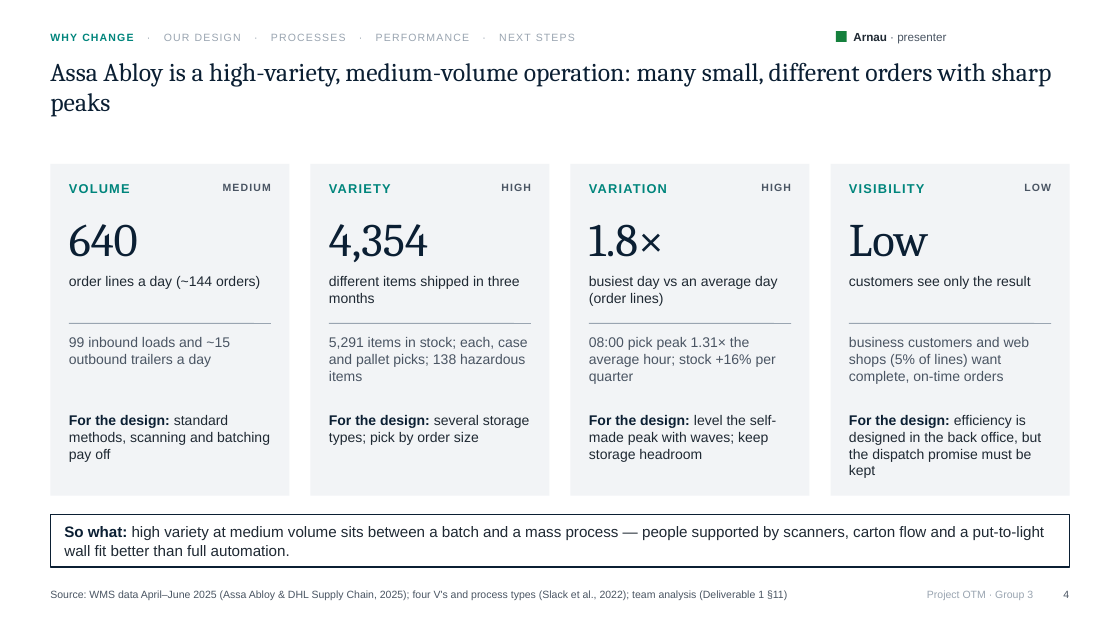
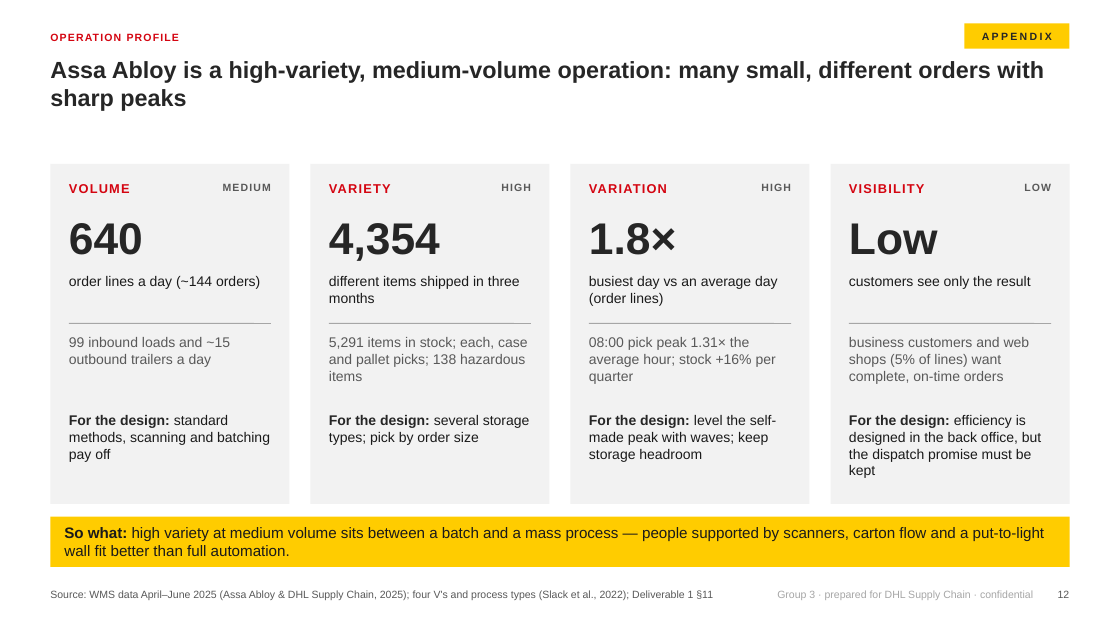
Before and after one commit to glebpankov2005-coder/Operations-Management-, a slide deck: slide 12 of deliverables/Presentation_Group3_Project_OTM.pptx (slide 4 before the commit). Drawn at 1120x630 pixels with LibreOffice and Linux fonts; fonts in the diff are those of the drawing. Boxes give left, top, right and bottom in pixels: in the first picture for what was removed or moved away, otherwise in the second. Text is boxed around its words. In the diff, an @@ line names an element or a change of style, - is before the commit and + after.

```diff
--- a/deliverables/Presentation_Group3_Project_OTM.pptx
+++ b/deliverables/Presentation_Group3_Project_OTM.pptx
@@ rectangle added at box(965, 24, 1070, 49), fill #FFCC00, 9 pt, text #262626, bold @@
+APPENDIX
@@ title "Assa Abloy is a high-variety, ..." at box(50, 61, 1044, 111): size 22 to 20 pt, font Cambria to Arial, text colour #0B1F33 to #262626, bold on @@
@@ text at box(50, 33, 575, 41): text changed; text colour #9AA5B1 to #D40511; bold on @@
-WHY CHANGE · OUR DESIGN · PROCESSES · PERFORMANCE · NEXT STEPS
+OPERATION PROFILE
@@ rectangle removed at box(836, 31, 847, 42) @@
@@ text removed at box(853, 33, 946, 44) @@
-Arnau · presenter
@@ rectangle: place and size @@
-rectangle at box(50, 164, 290, 496)
+rectangle at box(50, 164, 290, 504)
@@ rectangle: place and size @@
-rectangle at box(311, 164, 550, 496)
+rectangle at box(311, 164, 550, 504)
@@ rectangle: place and size @@
-rectangle at box(571, 164, 810, 496)
+rectangle at box(571, 164, 810, 504)
@@ fill #F2F4F6 to #F2F2F2 in 4 elements at box(50, 164, 290, 504), box(311, 164, 550, 504), box(571, 164, 810, 504), box(831, 164, 1070, 504) @@
@@ rectangle: place and size @@
-rectangle at box(831, 164, 1070, 496)
+rectangle at box(831, 164, 1070, 504)
@@ text colour #00857C to #D40511 in 4 elements at box(69, 184, 130, 193), box(329, 184, 391, 193), box(589, 184, 667, 193), box(849, 184, 924, 193) @@
@@ size 40 to 38 pt, font Cambria to Arial, text colour #0B1F33 to #262626, bold on in 4 elements at box(69, 223, 143, 255), box(329, 223, 440, 261), box(589, 223, 676, 255), box(849, 223, 938, 255) @@
@@ text colour #1F2933 to #1A1A1A in 4 elements at box(69, 276, 260, 289), box(329, 276, 520, 303), box(589, 276, 778, 306), box(849, 276, 1031, 289) @@
@@ text colour #4A5563 to #595959 in 8 elements at box(223, 184, 271, 191), box(69, 337, 230, 367), box(501, 184, 531, 191), box(329, 337, 528, 381), box(761, 184, 791, 191), box(589, 337, 776, 384), box(1024, 183, 1051, 191), box(849, 337, 1030, 384) @@
@@ text "For the design: standard methods, ..." at box(69, 415, 270, 462): text colour #0B1F33 to #262626 in "For the design:"; text colour #1F2933 to #1A1A1A in "standard methods, scanning and batching pay off" @@
@@ text "For the design: several storage ..." at box(329, 415, 530, 445): text colour #0B1F33 to #262626 in "For the design:"; text colour #1F2933 to #1A1A1A in "several storage types; pick by order size" @@
@@ text "For the design: level the ..." at box(589, 415, 776, 462): text colour #0B1F33 to #262626 in "For the design:"; text colour #1F2933 to #1A1A1A in "level the self-made peak with waves; keep ..." @@
@@ text "For the design: efficiency is ..." at box(849, 415, 1041, 478): text colour #0B1F33 to #262626 in "For the design:"; text colour #1F2933 to #1A1A1A in "efficiency is designed in the back office, ..." @@
@@ rectangle "So what: high variety at ..." at box(50, 517, 1070, 567): text colour #0B1F33 to #1A1A1A in "So what:"; text colour #1F2933 to #1A1A1A; fill none to #FFCC00; outline #0B1F33 1 pt to none @@
@@ text at box(50, 590, 713, 600): text changed; text colour #4A5563 to #595959 @@
-Source: WMS data April–June 2025 (Assa Abloy & DHL Supply Chain, 2025); four V's and process types (Slack et al., 2022); team analysis (Deliverable 1 §11)
+Source: WMS data April–June 2025 (Assa Abloy & DHL Supply Chain, 2025); four V's and process types (Slack et al., 2022); Deliverable 1 §11
@@ text at box(777, 590, 1033, 600): text changed; text colour #9AA5B1 to #A6A6A6 @@
-Project OTM · Group 3
+Group 3 · prepared for DHL Supply Chain · confidential
@@ page number at box(1058, 590, 1070, 598): text changed; text colour #4A5563 to #595959 @@
-4
+12
```
Also in this commit, not shown: 16 other slides changed, 2 slides added, 1 slide removed, 4 other files.
